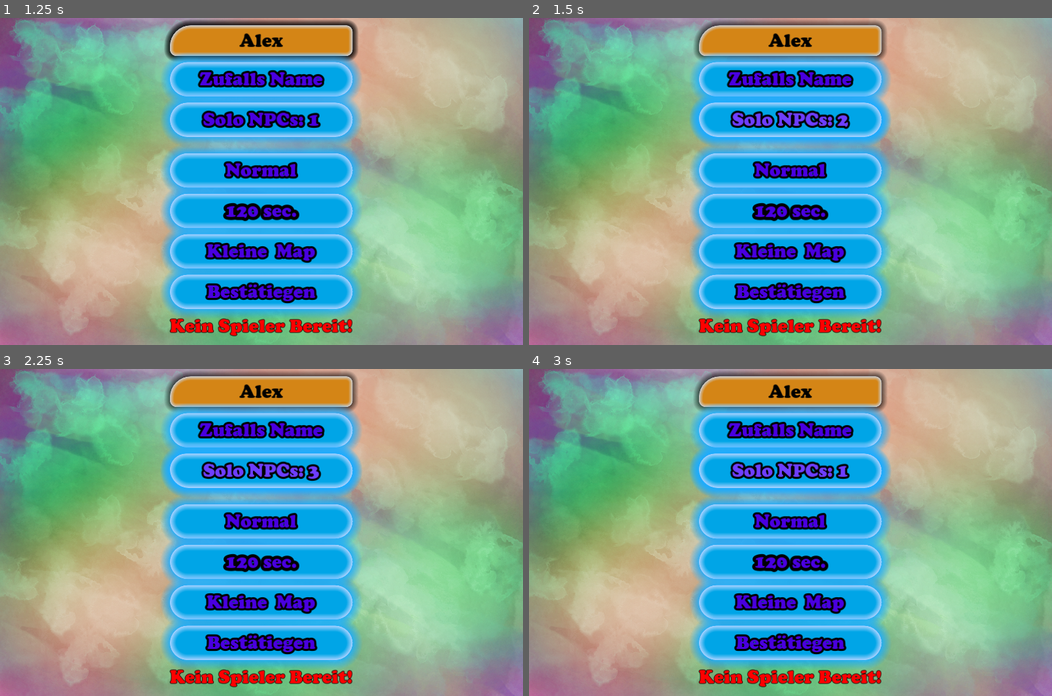
Above: before the commit, frames 1-4 (two rows, left to right).
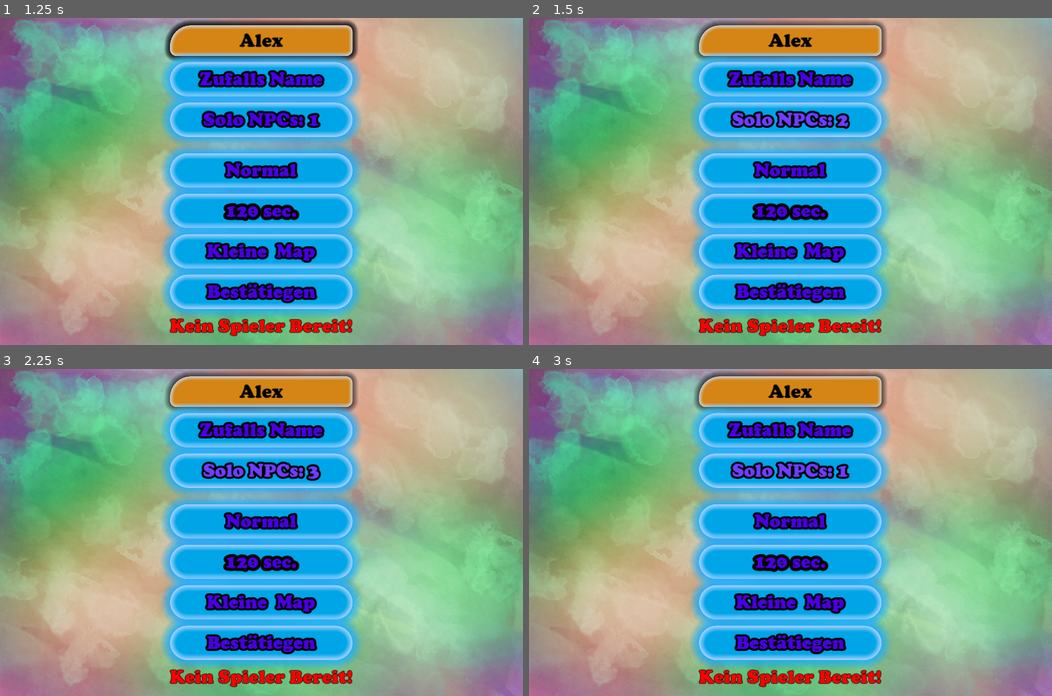
Above: after the commit, the same moments.

Repository: NIK-98/Paint_The_Ground
Game: Godot game, scene res://sceens/level.tscn
Two runs of this game, one before a commit and one after it. Both use one fixed random seed, a clock stepped at 60 frames per second and the inputs below. This scene is started directly instead of the project's main scene.
Inputs (mouse positions are in pixels of both pictures, inside the frame that each line leads up to):
- Up to frame 1 (1.25 s): click (261, 40) at 0.52 s; type "Alex" at 0.6 s
- Up to frame 2 (1.5 s): click "Solo NPCs: 1" at 1.25 s
- Up to frame 3 (2.25 s): click "Solo NPCs: 2" at 2 s
- Up to frame 4 (3 s): click "Solo NPCs: 3" at 2.75 s

Frame 1 is identical in both runs. In frame 2, 1.1% of the frame differs, in the area x 31-69%, y 23-39%; in frame 3, 1.1%; in frame 4, 1.1%.
Error in both runs: Attempt to call function 'get_node' in base 'null instance' on a null instance. (res://scripts/level.gd:47)

Commit message:
Select Problem mit deaktiviertem Button in der Lobby behoben

Diff:
--- a/sceens/level.tscn
+++ b/sceens/level.tscn
@@ -140,37 +140,6 @@
 corner_radius_bottom_right = 1024
 corner_radius_bottom_left = 1024
 shadow_size = 25
-
-[sub_resource type="StyleBoxFlat" id="StyleBoxFlat_m6x13"]
-bg_color = Color(0, 0.647733, 0.903827, 1)
-border_width_left = 15
-border_width_top = 15
-border_width_right = 15
-border_width_bottom = 15
-border_color = Color(0.646257, 0.819201, 1, 1)
-border_blend = true
-corner_radius_top_left = 859
-corner_radius_top_right = 1024
-corner_radius_bottom_right = 1024
-corner_radius_bottom_left = 1024
-shadow_color = Color(0.099, 0.67, 1, 0.854)
-shadow_size = 25
-
-[sub_resource type="Theme" id="Theme_w85tt"]
-default_font = ExtResource("18_c4hof")
-Button/colors/font_color = Color(0.284398, 0.000272228, 0.877517, 1)
-Button/colors/font_focus_color = Color(0.433069, 0.241361, 1, 1)
-Button/colors/font_hover_color = Color(0.431373, 0.243137, 1, 1)
-Button/colors/font_hover_pressed_color = Color(0.431373, 0.243137, 1, 1)
-Button/colors/font_outline_color = Color(0, 0, 0, 1)
-Button/colors/font_pressed_color = Color(0.431373, 0.243137, 1, 1)
-Button/constants/outline_size = 20
-Button/font_sizes/font_size = 45
-Button/styles/disabled = SubResource("StyleBoxFlat_xaaxy")
-Button/styles/focus = SubResource("StyleBoxFlat_m6x13")
-Button/styles/hover = SubResource("StyleBoxFlat_kngc3")
-Button/styles/normal = SubResource("StyleBoxFlat_kngc3")
-Button/styles/pressed = SubResource("StyleBoxFlat_gqje5")
 
 [sub_resource type="StyleBoxFlat" id="StyleBoxFlat_upy4k"]
 bg_color = Color(0, 0.647733, 0.903827, 1)
@@ -757,7 +726,7 @@
 
 [node name="npcs" type="Button" parent="loby/CenterContainer/HBoxContainer/VBoxContainer/VBoxContainer"]
 layout_mode = 2
-theme = SubResource("Theme_w85tt")
+theme = SubResource("Theme_mpmer")
 text = "Solo NPCs: 1"
 
 [node name="Speed" type="Button" parent="loby/CenterContainer/HBoxContainer/VBoxContainer/VBoxContainer"]
Not shown: 1 places in sceens/level.tscn that only renumber resources
